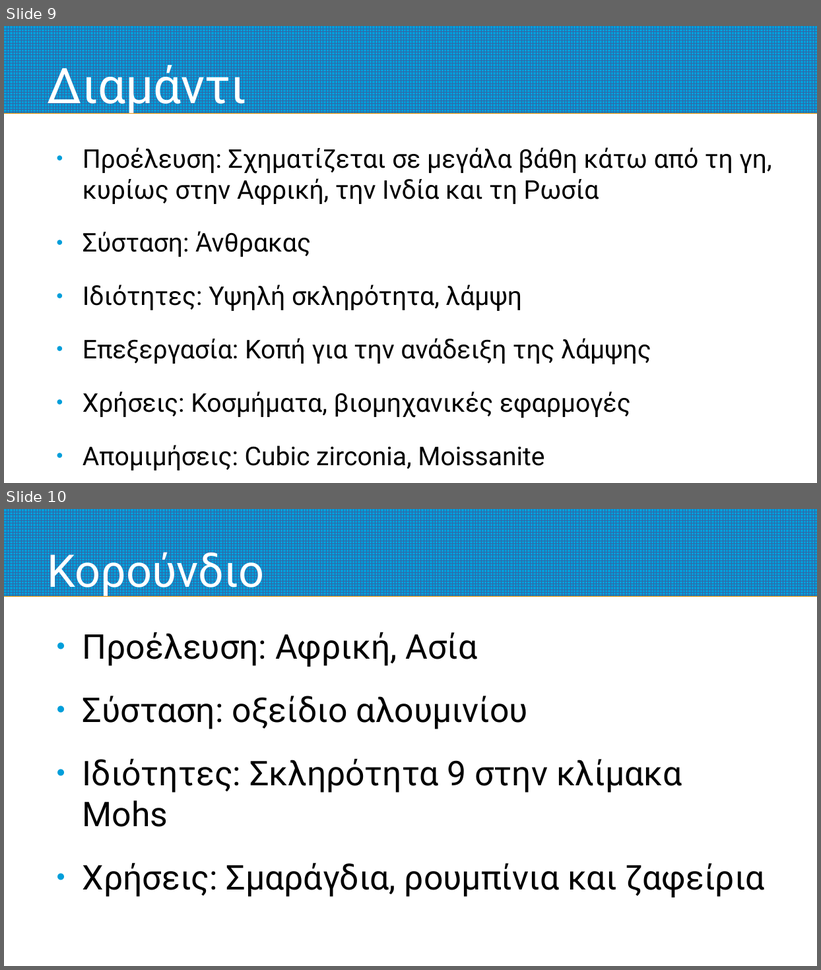
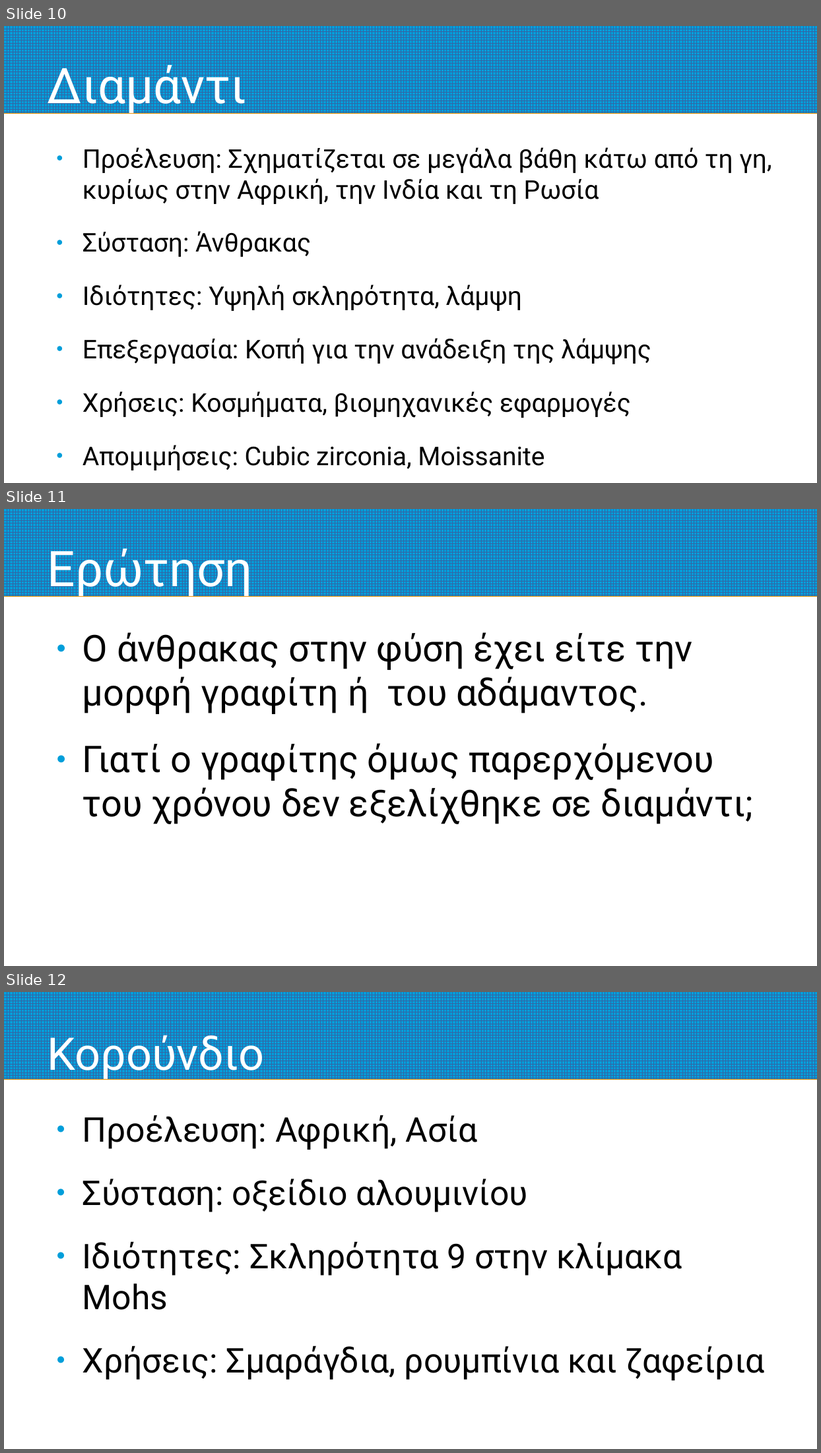
Before and after one commit to nickaiva/epas, a slide deck: preciousStones.odp. Shown one above the other, each under a label of ours: slides 9 and 10 before the commit, slides 10, 11 and 12 after it. The pictures are 821x970 and 821x1453 pixels, drawn with LibreOffice and Linux fonts; fonts in the diff are those of the drawing. Boxes give left, top, right and bottom in pixels: in the first picture for what was removed or moved away, otherwise in the second. Text is boxed around its words. In the diff, an @@ line names an element or a change of style, - is before the commit and + after.

```diff
--- a/preciousStones.odp
+++ b/preciousStones.odp
@@ slide 11 added at (4, 509, 817, 966), background #FFFFFF; not listed: 1 template element that a slide beside it also shows @@
@@ title added at (48, 541, 253, 597), 48 pt, text #FFFFFF @@
+Ερώτηση
@@ text added at (83, 632, 753, 824), 36 pt, text #000000 @@
+● Ο άνθρακας στην φύση έχει είτε την μορφή γραφίτη ή του αδάμαντος.
+● Γιατί ο γραφίτης όμως παρερχόμενου του χρόνου δεν εξελίχθηκε σε διαμάντι;
@@ what was slide 9 is now slide 10 @@
@@ what was slide 10 is now slide 12 @@
```
Also in this commit, not shown: 2 slides changed, 4 other slides added, 1 other file.
